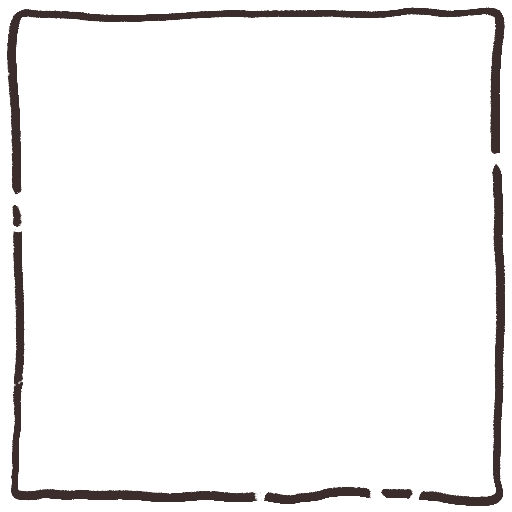
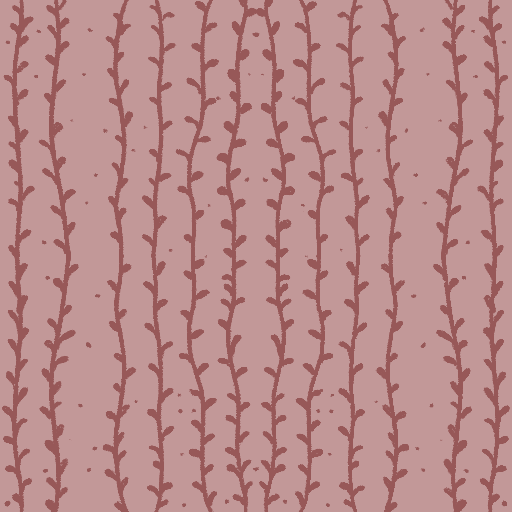
Layer changes from the first w=512, h=512 image to the second:
showed group "Backgrounds" (5 layers), moved it above "icons/buttons" over <box>0,0,512,512</box>
hid group "icons/buttons" (1 layers) over <box>7,7,506,506</box>
